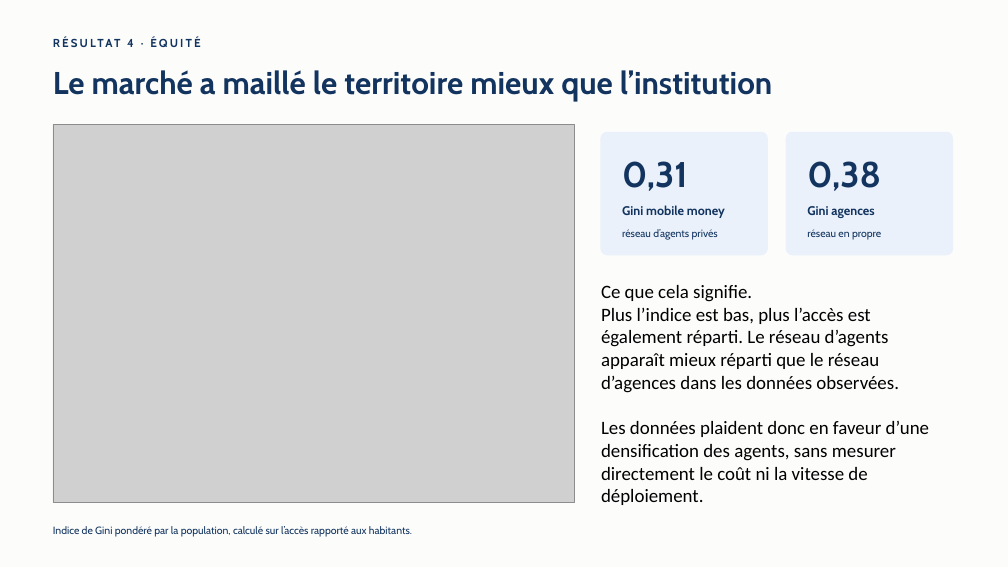
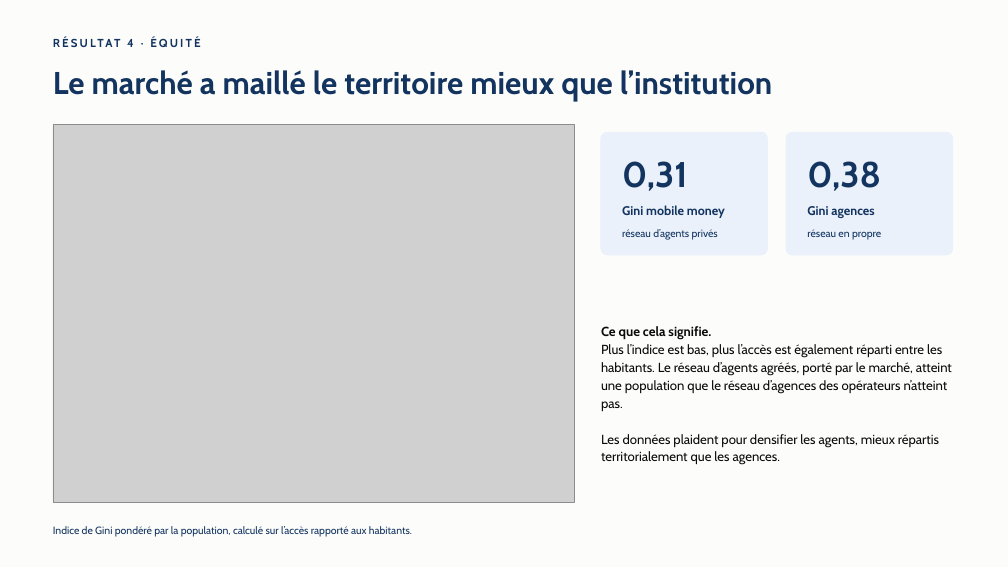
Before and after one commit to jack-junior/togo-acces-numerique, a slide deck: slide 6 of rapport/Rapport_Defi1_Acces_numerique_Togo.pptx. Drawn at 1008x567 pixels with LibreOffice and Linux fonts; fonts in the diff are those of the drawing; grey boxes stand for pictures. Boxes give left, top, right and bottom in pixels: in the first picture for what was removed or moved away, otherwise in the second. Text is boxed around its words. In the diff, an @@ line names an element or a change of style, - is before the commit and + after.

Commit message:
Preserve report layout and prevent text overflow

```diff
--- a/rapport/Rapport_Defi1_Acces_numerique_Togo.pptx
+++ b/rapport/Rapport_Defi1_Acces_numerique_Togo.pptx
@@ text at (601,326,711,340): size 18 to 12.5 pt, font Calibri to Cabin, text colour #000000 to #0B0B0B, bold on in "Ce que cela signifie."; line spacing 1 to 17pt @@
@@ text at (601,344,952,465): text changed; size 18 to 12.5 pt; font Calibri to Cabin; text colour #000000 to #0B0B0B @@
-Plus l’indice est bas, plus l’accès est également réparti. Le réseau d’agents apparaît mieux réparti que le réseau d’agences dans les données observées.
-Les données plaident donc en faveur d’une densification des agents, sans mesurer directement le coût ni la vitesse de déploiement.
+Plus l’indice est bas, plus l’accès est également réparti entre les habitants. Le réseau d’agents agréés, porté par le marché, atteint une population que le réseau d’agences des opérateurs n’atteint pas.
+Les données plaident pour densifier les agents, mieux répartis territorialement que les agences.
```
Also in this commit, not shown: 6 other slides changed.
